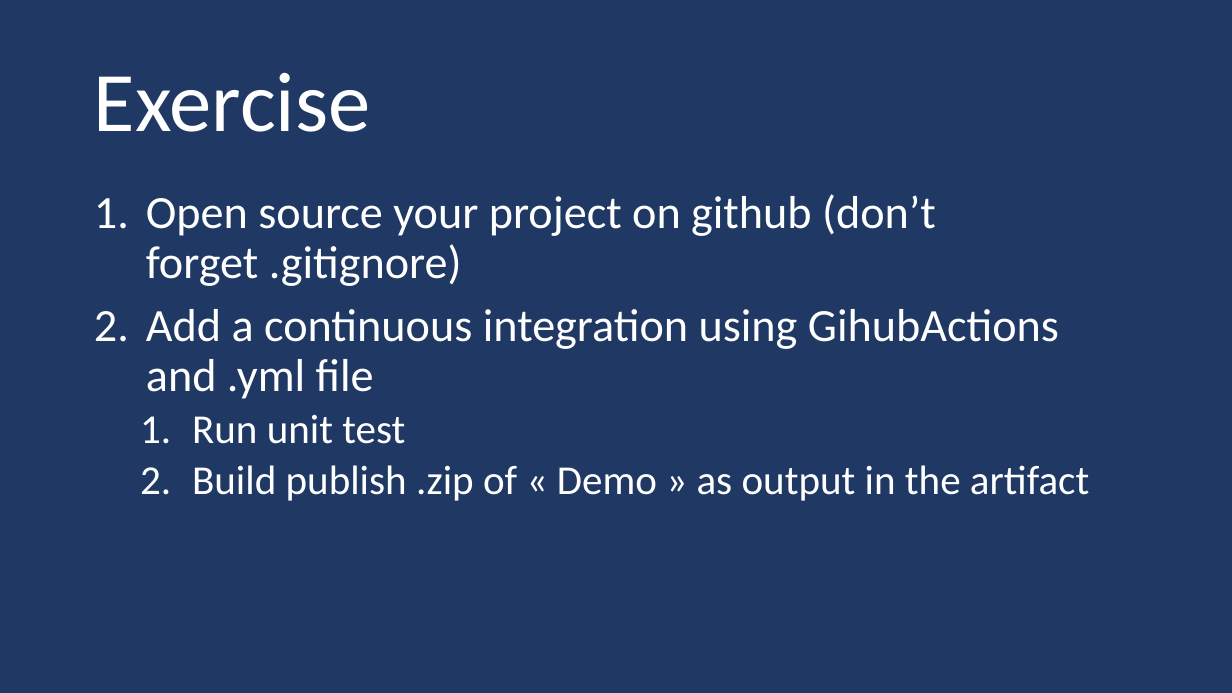
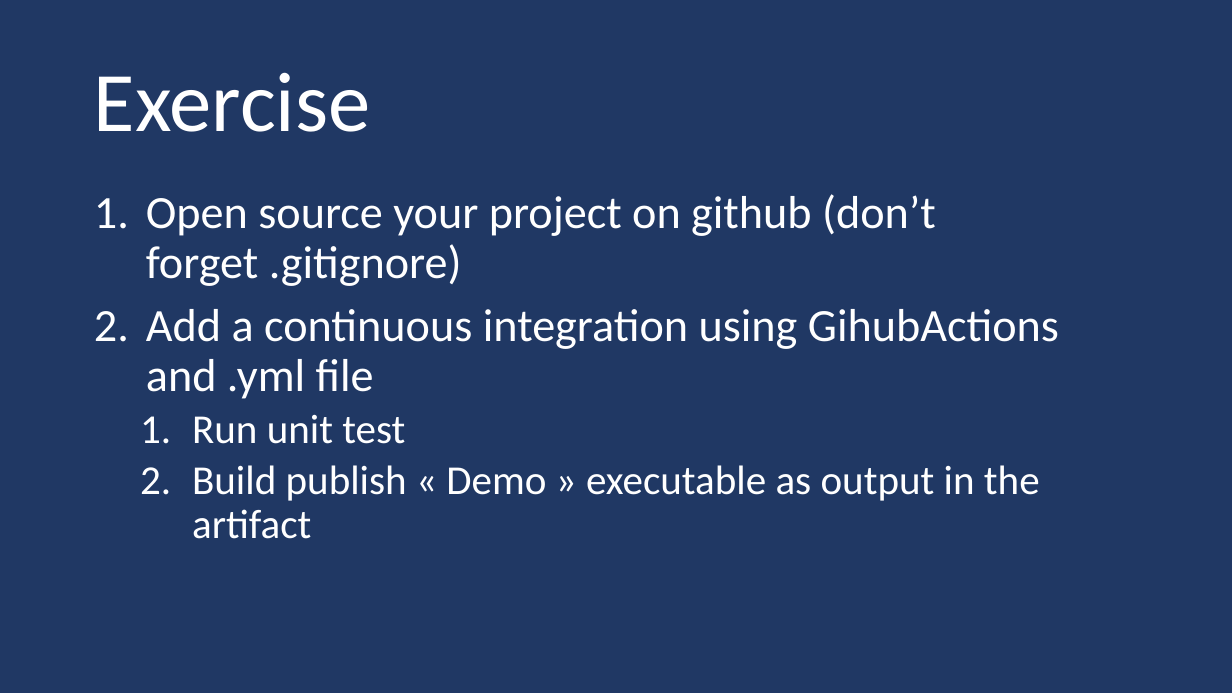
Before and after one commit to guillaume-chervet/course.dotnet, a slide deck: slide 110 of documentations/dotnet6.pptx. Drawn at 1232x693 pixels with LibreOffice and Linux fonts; fonts in the diff are those of the drawing. Boxes give left, top, right and bottom in pixels: in the first picture for what was removed or moved away, otherwise in the second. Text is boxed around its words. In the diff, an @@ line names an element or a change of style, - is before the commit and + after.

```diff
--- a/documentations/dotnet6.pptx
+++ b/documentations/dotnet6.pptx
@@ text at [192,465,1040,539]: text changed @@
-  2. Build publish .zip of « Demo » as output in the artifact
+  2. Build publish « Demo » executable as output in the artifact
```
Also in this commit, not shown: 4 other slides changed.
